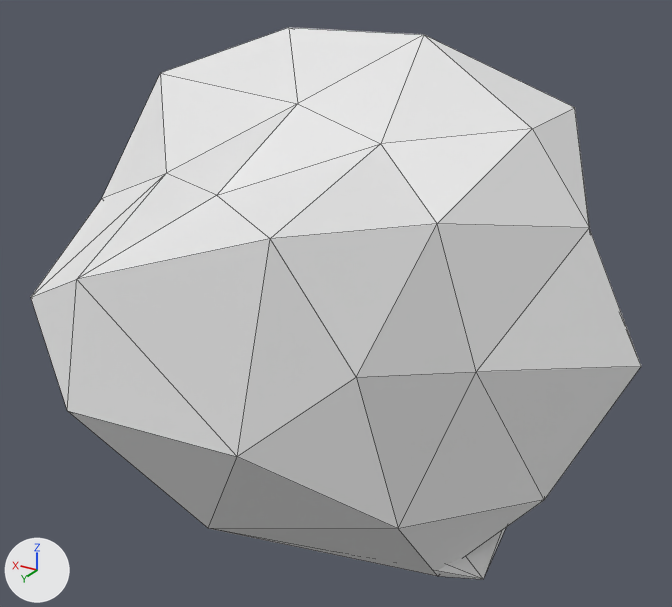
A saved change to the OBJ model meshes/prop_v2_1.obj.
Both versions are drawn from a camera (50 mm lens) standing at (-1.073, 1.106, 0.238) and looking at (-0.872, 0.771, 0.07). The lights are fixed; the arrows at lower left show +X, +Y and +Z. Mesh edges are drawn as thin lines. Where no turn or scale is listed for an object, it has been applied to the vertices.

The older version as bpy lines, for what is in view:
```python
me_prop_v2_1_icosphere = bpy.data.meshes.new('prop_v2_1_Icosphere')
me_prop_v2_1_icosphere.from_pydata(...)  # 42 vertices, 80 faces; spans x -1.005..-0.74, y 0.647..0.88, z -0.019..0.184
me_prop_v2_1_icosphere.materials.append(mat_none)  # white #e7e7e7
ob_prop_v2_1_icosphere = bpy.data.objects.new('prop_v2_1_Icosphere', me_prop_v2_1_icosphere)
ob_prop_v2_1_icosphere.location = (0.0, 0.0, 0.0)
```
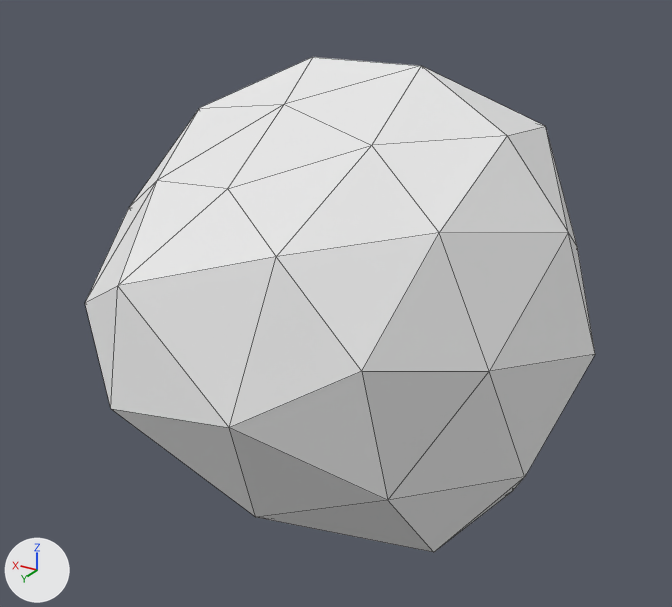
The change, as JSON lines over the scene's bpy script:
```json
{"block": "me_prop_v2_1_icosphere", "where": "# used by ob_prop_v2_1_icosphere; location = (0.0, 0.0, 0.0)"}
{"op": "remove", "block": "me_prop_v2_1_icosphere", "code": "me_prop_v2_1_icosphere.from_pydata(...)  # 42 vertices, 80 faces; spans x -1.005..-0.74, y 0.647..0.88, z -0.019..0.184"}
{"op": "add", "block": "me_prop_v2_1_icosphere", "code": "me_prop_v2_1_icosphere.from_pydata(...)  # 42 vertices, 80 faces; spans x -0.985..-0.755, y 0.653..0.873, z -0.01..0.171"}
{"block": "me_prop_v2_1_icosphere", "change": "me_prop_v2_1_icosphere part 1: 42 of 42 vertices moved; they spanned x -1.005..-0.74, y 0.647..0.88, z -0.019..0.184 and now span x -0.985..-0.755, y 0.653..0.873, z -0.01..0.171; mean shift (0.0, 0.0, 0.0); largest move (-0.745, 0.836, 0.069) -> (-0.774, 0.83, 0.071)"}
{"block": "me_prop_v2_1_icosphere", "change": "me_prop_v2_1_icosphere part 2: its shading normals changed"}
```

Changed parts and their boxes (x1, y1, x2, y2) in the pictures (672 x 607 px; the box of a moved part takes in the faces that stretch with it):
```json
{"object": "prop_v2_1_Icosphere", "change": "reshaped", "before": [31, 27, 641, 579], "after": [85, 57, 595, 552], "on screen": "16% narrower, 10% shorter"}
{"part": 1, "of": "me_prop_v2_1_icosphere", "change": "moved or reshaped", "before": [31, 27, 641, 579], "after": [85, 57, 595, 552]}
```
